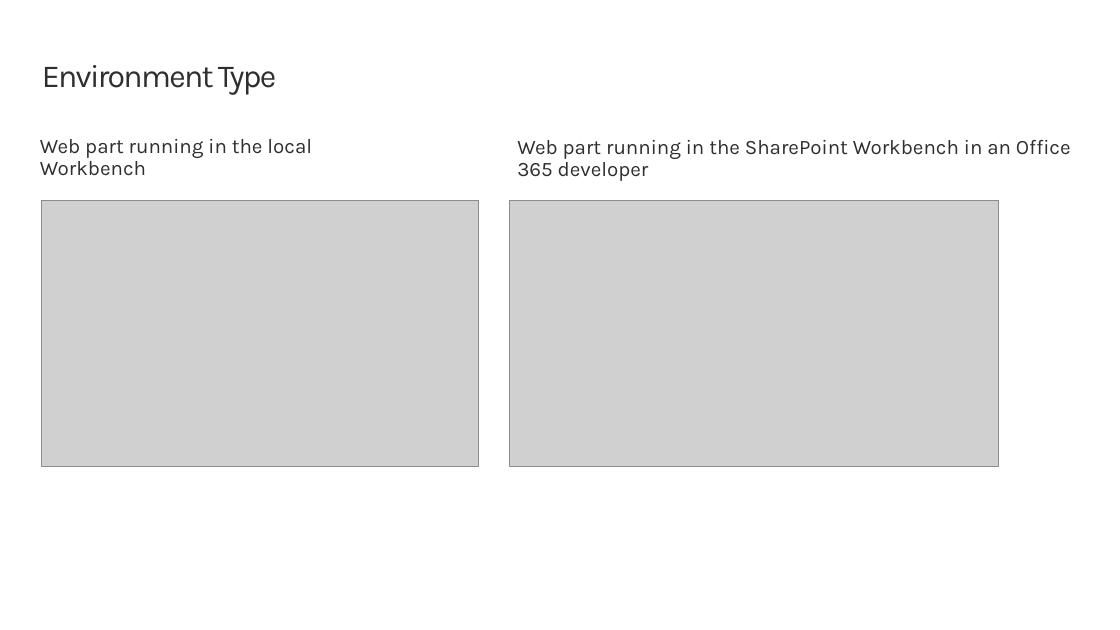
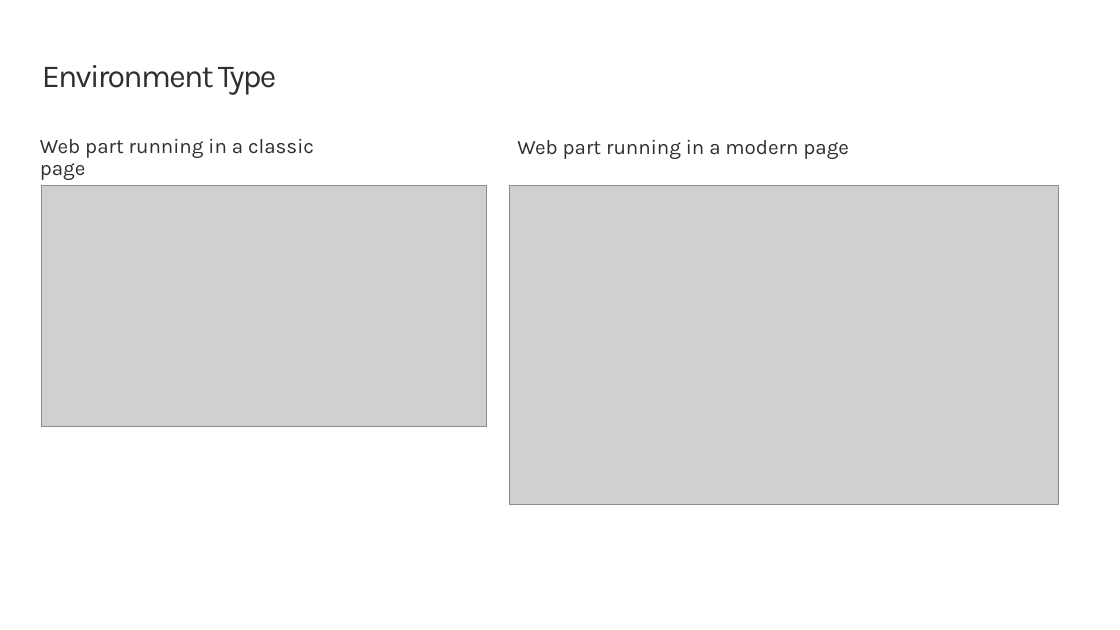
Before and after one commit to renahorton218/SharePoint-spfx-web-parts, a slide deck: slide 13 of 03-spfxapi.pptx (slide 14 before the commit). Drawn at 1120x630 pixels with LibreOffice and Linux fonts; fonts in the diff are those of the drawing; grey boxes stand for pictures; background and template pictures are left out. Boxes give left, top, right and bottom in pixels: in the first picture for what was removed or moved away, otherwise in the second. Text is boxed around its words. In the diff, an @@ line names an element or a change of style, - is before the commit and + after.

Commit message:
Update slide deck 3

```diff
--- a/03-spfxapi.pptx
+++ b/03-spfxapi.pptx
@@ text at (40,139,314,180): text changed @@
-Web part running in the local Workbench
+Web part running in a classic page
@@ text at (517,140,849,159): text changed @@
-Web part running in the SharePoint Workbench in an Office 365 developer
+Web part running in a modern page
@@ picture: place and size @@
-picture at (42,200,479,465)
+picture at (42,186,487,427)
@@ picture: place and size @@
-picture at (509,200,998,465)
+picture at (509,186,1058,506)
```
Also in this commit, not shown: 6 other slides changed, 1 slide removed.
